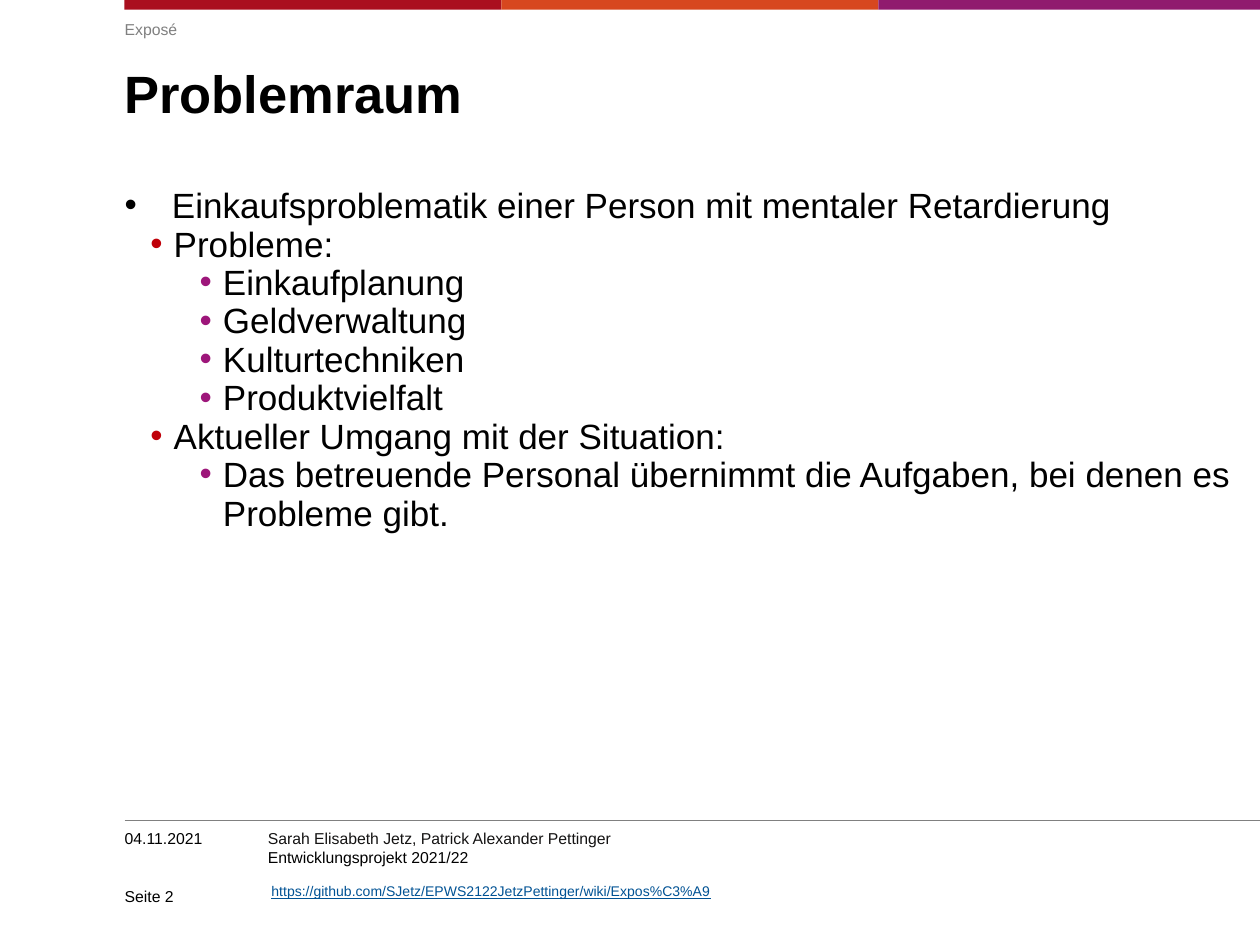
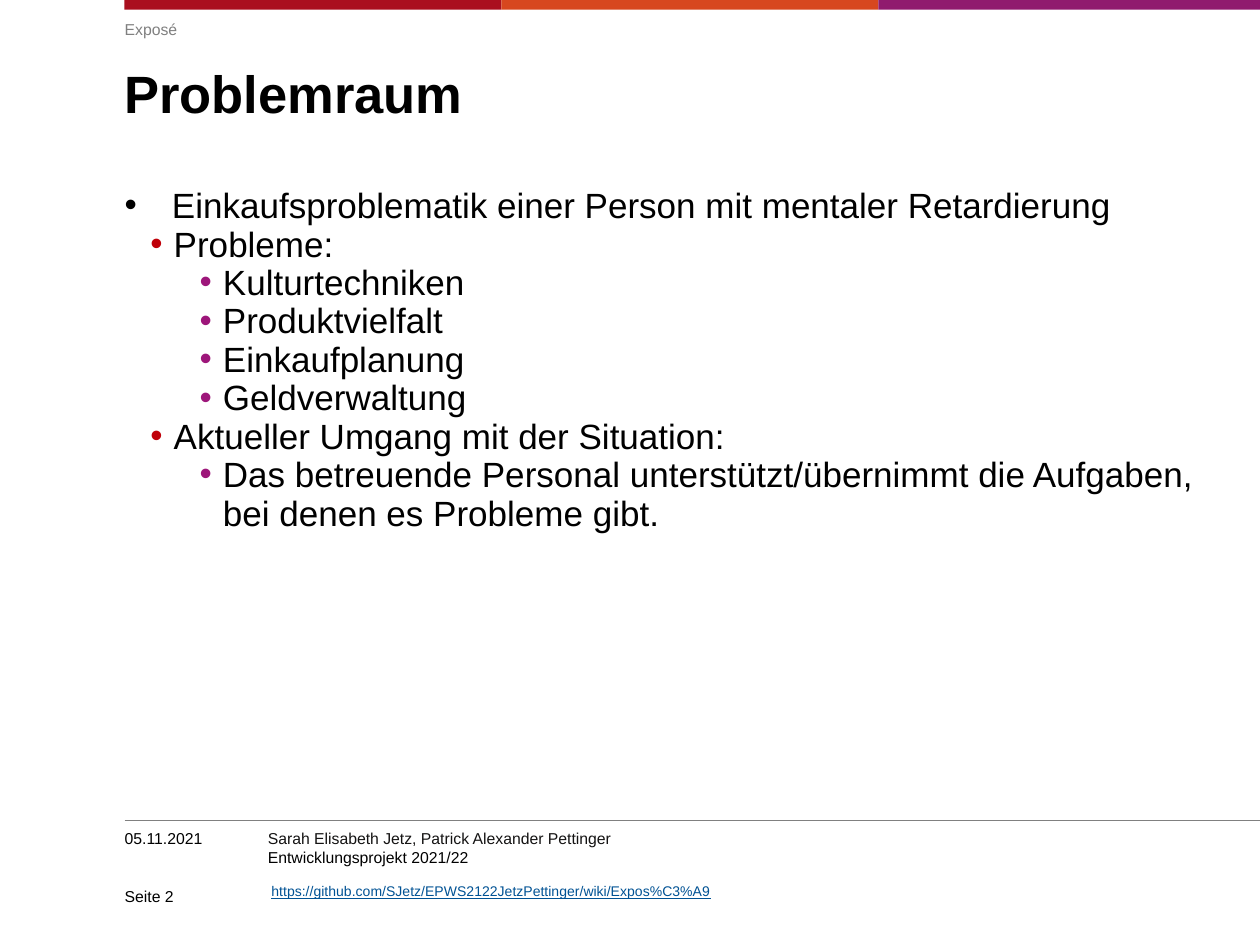
Before and after one commit to SJetz/EPWS2122JetzPettinger, a slide deck: slide 2 of Entwicklungsprojekt202122.pptx. Drawn at 1260x945 pixels with LibreOffice and Linux fonts; fonts in the diff are those of the drawing; background and template pictures are left out. Boxes give left, top, right and bottom in pixels: in the first picture for what was removed or moved away, otherwise in the second. Text is boxed around its words. In the diff, an @@ line names an element or a change of style, - is before the commit and + after.

```diff
--- a/Entwicklungsprojekt202122.pptx
+++ b/Entwicklungsprojekt202122.pptx
@@ text at [223, 269, 464, 334]: paragraphs added @@
+      • Kulturtechniken
+      • Produktvielfalt
@@ text at [223, 346, 464, 411]: paragraphs removed @@
-      • Kulturtechniken
-      • Produktvielfalt
@@ text at [223, 461, 1193, 533]: text changed @@
-      • Das betreuende Personal übernimmt die Aufgaben, bei denen es Probleme gibt.
+      • Das betreuende Personal unterstützt/übernimmt die Aufgaben, bei denen es Probleme gibt.
@@ text at [125, 833, 203, 844]: text changed @@
-04.11.2021
+05.11.2021
```
Also in this commit, not shown: 12 other slides changed, 3 slides removed.
